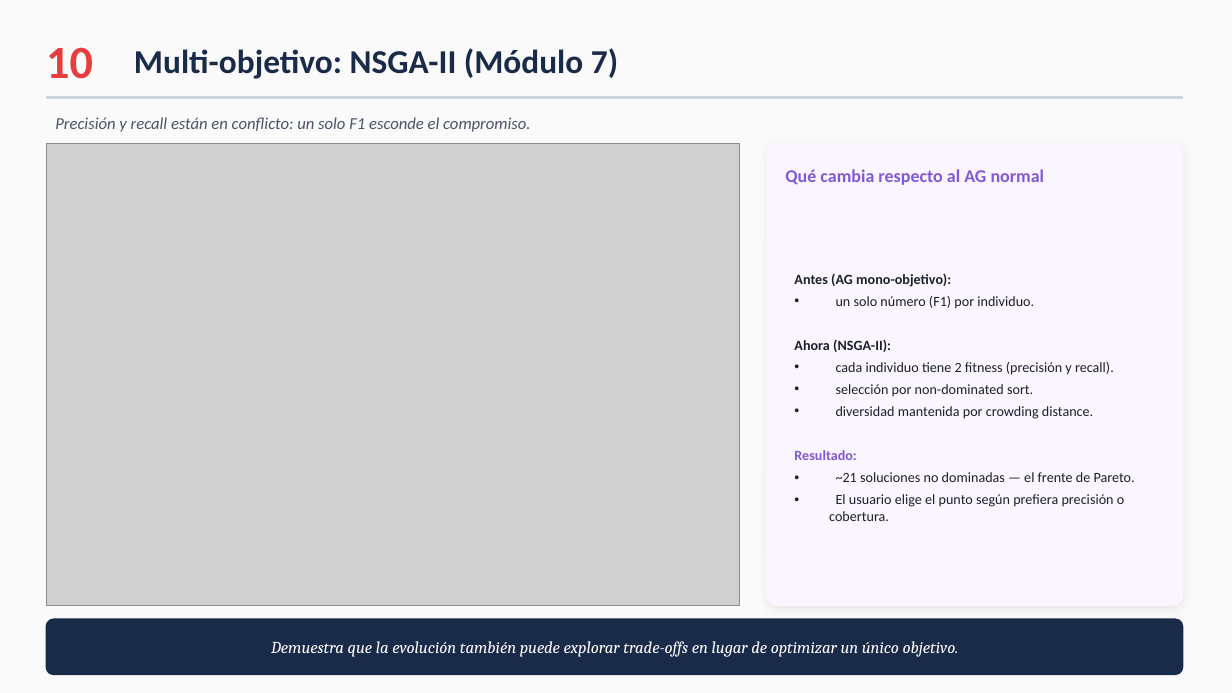
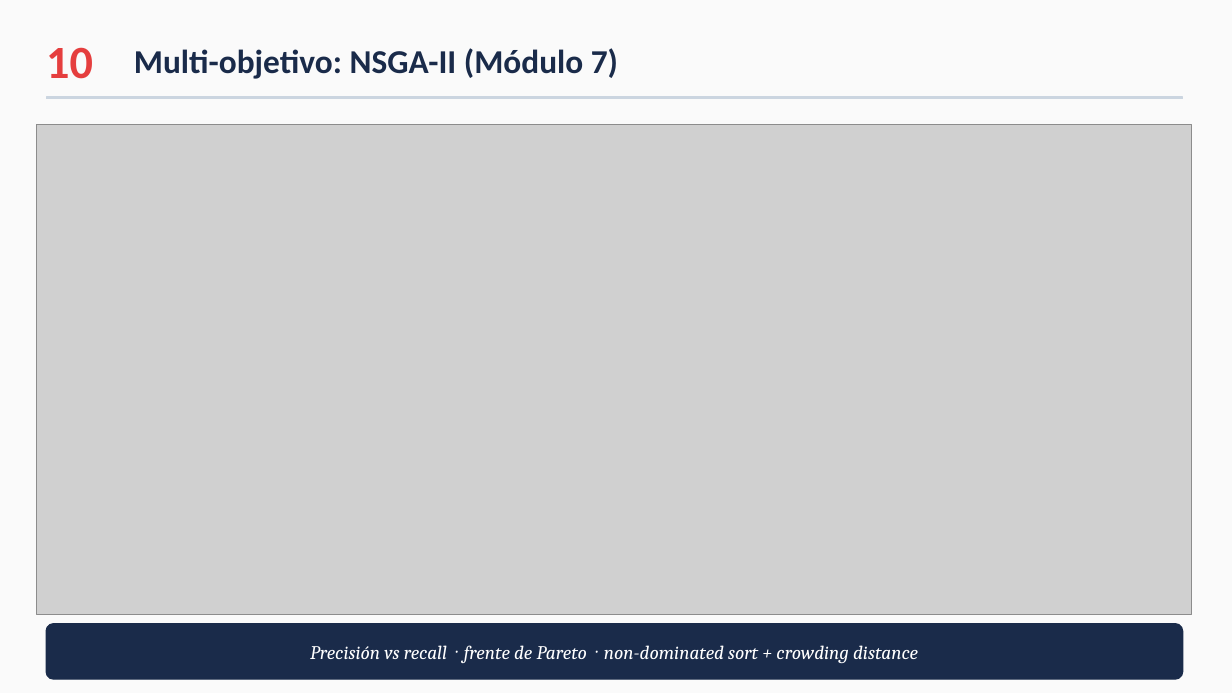
Before and after one commit to ccKabra/farmApp-TCE, a slide deck: slide 13 of PRESENTACION.pptx. Drawn at 1232x693 pixels with LibreOffice and Linux fonts; fonts in the diff are those of the drawing; grey boxes stand for pictures. Boxes give left, top, right and bottom in pixels: in the first picture for what was removed or moved away, otherwise in the second. Text is boxed around its words. In the diff, an @@ line names an element or a change of style, - is before the commit and + after.

```diff
--- a/PRESENTACION.pptx
+++ b/PRESENTACION.pptx
@@ text removed at [55,117,530,132] @@
-Precisión y recall están en conflicto: un solo F1 esconde el compromiso.
@@ picture: place and size @@
-picture at [46,143,739,605]
+picture at [37,125,1192,615]
@@ rounded rectangle removed at [767,143,1183,605] @@
@@ text removed at [785,169,1045,185] @@
-Qué cambia respecto al AG normal
@@ text removed at [794,273,1135,521] @@
-Antes (AG mono-objetivo):
-• un solo número (F1) por individuo.
-Ahora (NSGA-II):
-• cada individuo tiene 2 fitness (precisión y recall).
-• selección por non-dominated sort.
-• diversidad mantenida por crowding distance.
-Resultado:
-• ~21 soluciones no dominadas — el frente de Pareto.
-• El usuario elige el punto según prefiera precisión o cobertura.
@@ rounded rectangle: place and size @@
-rounded rectangle at [46,619,1183,675]
+rounded rectangle at [46,624,1183,679]
@@ text removed at [271,641,959,657] @@
-Demuestra que la evolución también puede explorar trade-offs en lugar de optimizar un único objetivo.
@@ text added at [310,645,918,664], 15 pt, text #FFFFFF, italic @@
+Precisión vs recall · frente de Pareto · non-dominated sort + crowding distance
```
Also in this commit, not shown: 13 other slides changed, 18 other files.
